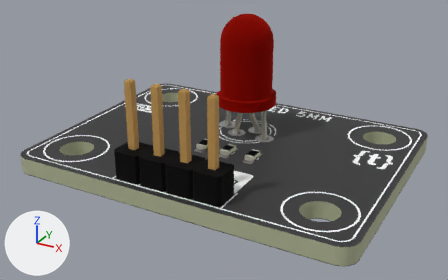
One commit to the glTF model assets/img/kit/s03.glb: the scene before it, then after it.
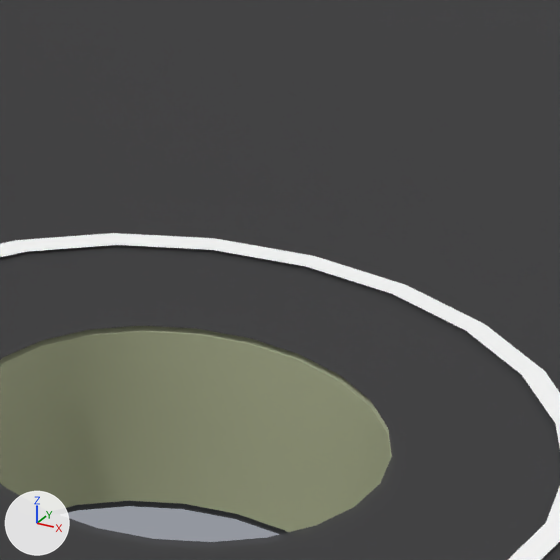
The first picture shows the older version from a 50 mm lens placed at (0.1414, -0.1596, 0.0255), pointed at (0.116, -0.1135, 0.0024). The close-ups show the older and then the newer version on the part from 68% to 80% of the width and 60% to 80% of the height of that picture. Only the edits that show in the close-ups are written down. The axes (+X, +Y, +Z) are drawn at lower left. The lights are the same throughout. Where no turn or scale is listed for an object, it has been applied to the vertices. Vertices at exactly the same position are counted once.

In view in the first close-up: '=>[0:1:1:10]', '=>[0:1:1:6]', '=>[0:1:1:8]', '=>[0:1:1:9]'.
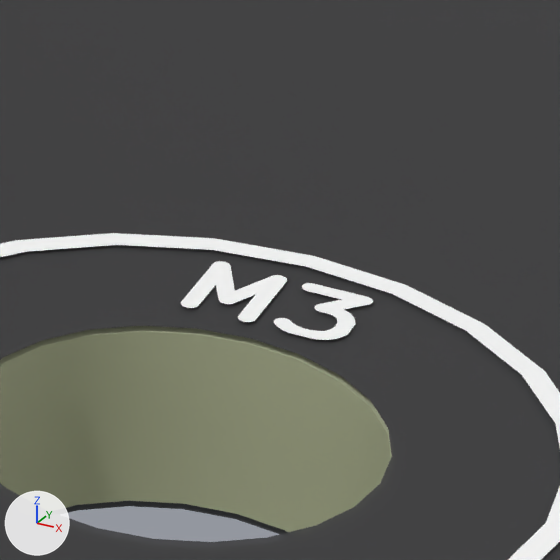
Boxes [x1, y1, x2, y2] around the edits, measured in the close-ups (560 x 560 px):
part 1 of me_rgb_5mm_silkscreen, added
    after: [274, 283, 373, 340]
part 2 of me_rgb_5mm_silkscreen, added
    after: [181, 261, 287, 322]

The edits, one by one:
me_rgb_5mm_silkscreen is used by ob_0_1_1_6; location (0.0, 0.0, 0.0).
me_rgb_5mm_silkscreen had 1965 vertices, 1937 faces and spanned x 0.1005..0.1315, y -0.1235..-0.1005, z 0.0016.
me_rgb_5mm_silkscreen now has 2525 vertices, 2481 faces and spans x 0.1005..0.1315, y -0.1235..-0.1005, z 0.0016.
me_rgb_5mm_silkscreen part 1: a new loose piece of 75 vertices spanning x 0.1281..0.1287, y -0.1182..-0.1174, z 0.0016, in mat_mat_7 (white #fbfbfb).
me_rgb_5mm_silkscreen part 2: a new loose piece of 65 vertices spanning x 0.1273..0.128, y -0.1182..-0.1174, z 0.0016, in mat_mat_7 (white #fbfbfb).
Other edits to the shape of me_rgb_5mm_silkscreen do not show in these pictures.
